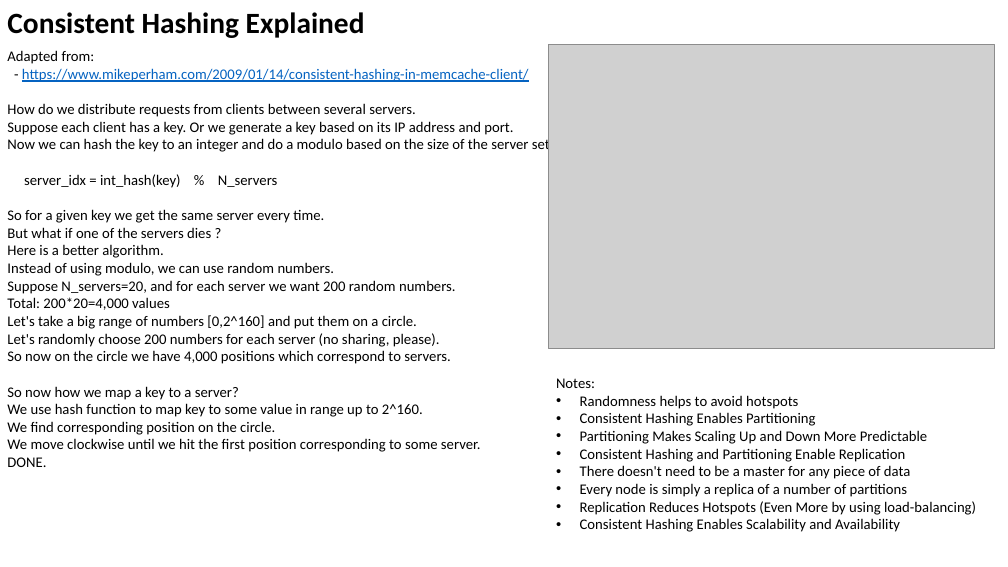
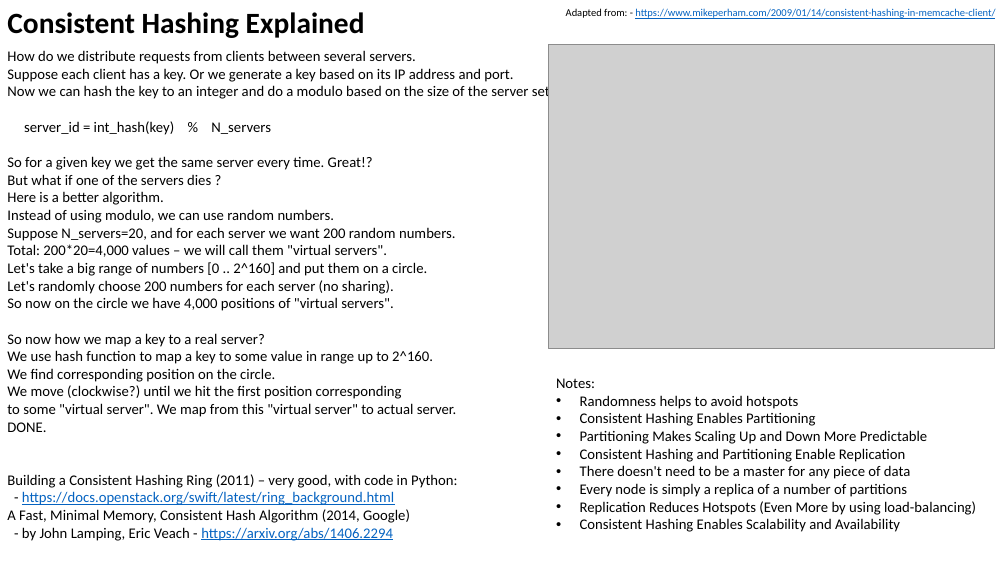
Before and after one commit to lselector/misc, a slide deck: slide 2 of High_Availability.pptx. Drawn at 1008x567 pixels with LibreOffice and Linux fonts; fonts in the diff are those of the drawing; grey boxes stand for pictures. Boxes give left, top, right and bottom in pixels: in the first picture for what was removed or moved away, otherwise in the second. Text is boxed around its words. In the diff, an @@ line names an element or a change of style, - is before the commit and + after.

```diff
--- a/High_Availability.pptx
+++ b/High_Availability.pptx
@@ text added at <box>566,8,995,19</box>, 10 pt, text #0563C1, underline @@
+Adapted from: - https://www.mikeperham.com/2009/01/14/consistent-hashing-in-memcache-client/
@@ text at <box>7,50,529,82</box>: paragraphs removed @@
-Adapted from:
-- https://www.mikeperham.com/2009/01/14/consistent-hashing-in-memcache-client/
@@ text at <box>7,121,373,170</box>: text changed @@
-server_idx = int_hash(key) % N_servers
-So for a given key we get the same server every time.
+server_id = int_hash(key) % N_servers
+So for a given key we get the same server every time. Great!?
@@ text at <box>7,244,433,364</box>: text changed @@
-Total: 200*20=4,000 values
-Let's take a big range of numbers [0,2^160] and put them on a circle.
-Let's randomly choose 200 numbers for each server (no sharing, please).
-So now on the circle we have 4,000 positions which correspond to servers.
-So now how we map a key to a server?
-We use hash function to map key to some value in range up to 2^160.
+Total: 200*20=4,000 values – we will call them "virtual servers".
+Let's take a big range of numbers [0 .. 2^160] and put them on a circle.
+Let's randomly choose 200 numbers for each server (no sharing).
+So now on the circle we have 4,000 positions of "virtual servers".
+So now how we map a key to a real server?
+We use hash function to map a key to some value in range up to 2^160.
@@ text at <box>7,385,457,417</box>: text changed @@
-We move clockwise until we hit the first position corresponding to some server.
+We move (clockwise?) until we hit the first position corresponding
+to some "virtual server". We map from this "virtual server" to actual server.
@@ text at <box>7,474,457,541</box>: paragraphs added @@
+Building a Consistent Hashing Ring (2011) – very good, with code in Python:
+- https://docs.openstack.org/swift/latest/ring_background.html
+A Fast, Minimal Memory, Consistent Hash Algorithm (2014, Google)
+- by John Lamping, Eric Veach - https://arxiv.org/abs/1406.2294
```
Also in this commit, not shown: 1 other slide changed, 1 other file.
